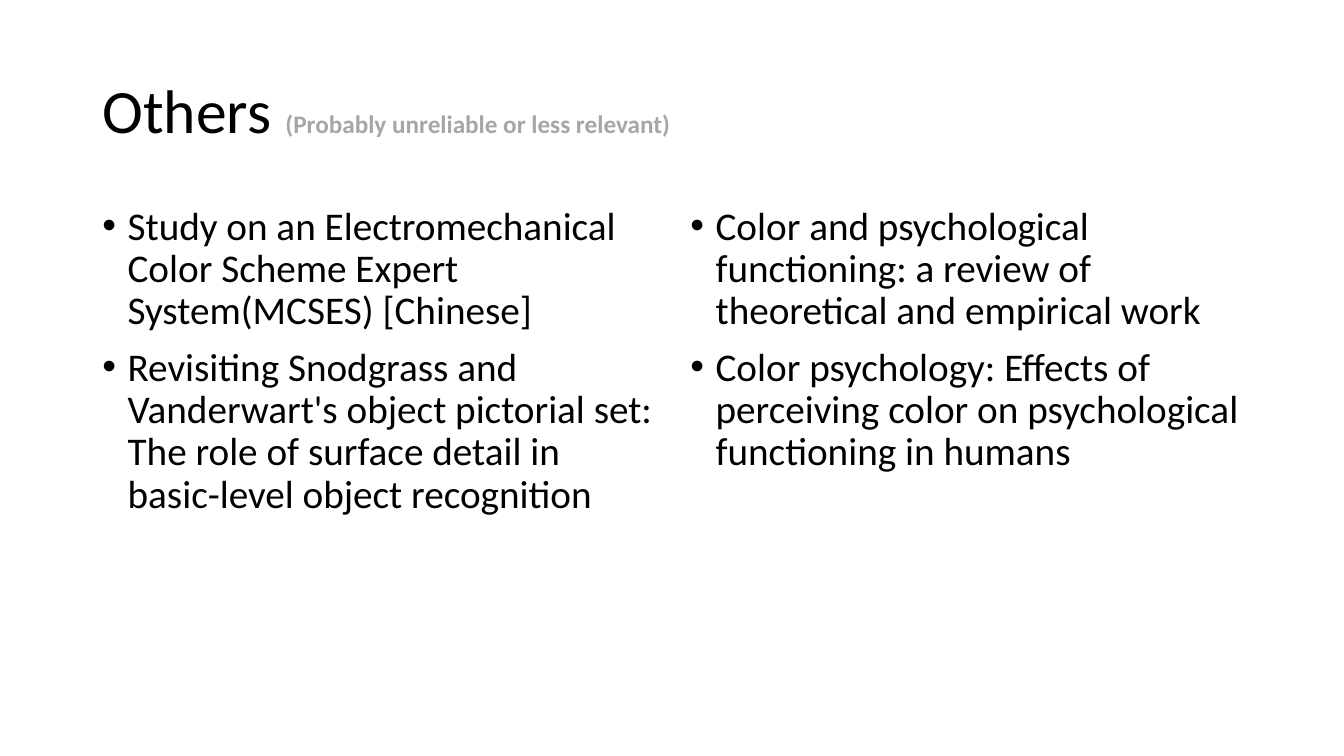
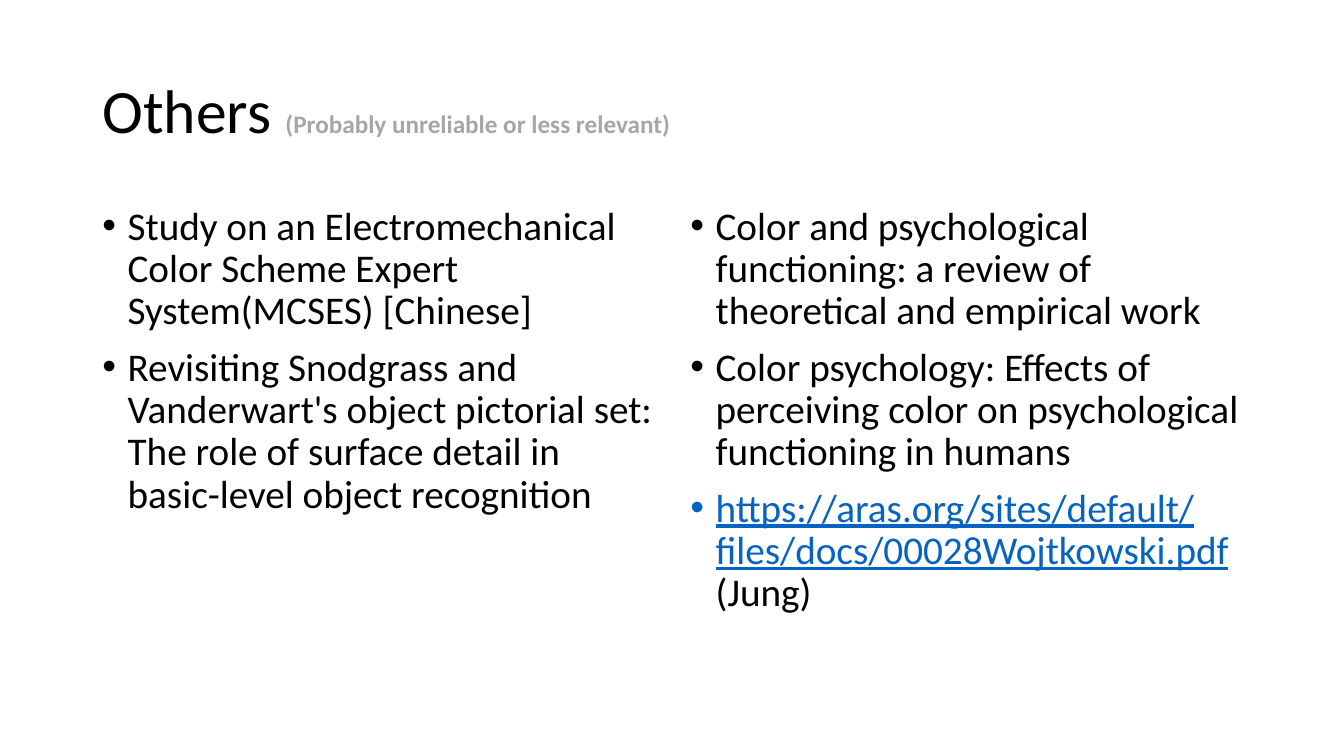
Before and after one commit to PatriciaXiao/Conclusion, a slide deck: slide 20 of Conclusion.pptx (slide 21 before the commit). Drawn at 1344x756 pixels with LibreOffice and Linux fonts; fonts in the diff are those of the drawing. Boxes give left, top, right and bottom in pixels: in the first picture for what was removed or moved away, otherwise in the second. Text is boxed around its words. In the diff, an @@ line names an element or a change of style, - is before the commit and + after.

Commit message:
11092015
Ruled out the neccessartity of reading the articles written by Jung,
Freud and Alder. They are concentrating on the content. Rudolf Arnheim
cares about the construction. However, perhaps Jung's work is worthwhile
to be read through. But not now, not before Arnheim's and Cognitive
Psychology.

```diff
--- a/Conclusion.pptx
+++ b/Conclusion.pptx
@@ text at [716, 494, 1229, 613]: paragraph added @@
+• https://aras.org/sites/default/files/docs/00028Wojtkowski.pdf (Jung)
```
Also in this commit, not shown: 9 other slides changed, 1 slide removed, 4 other files.
